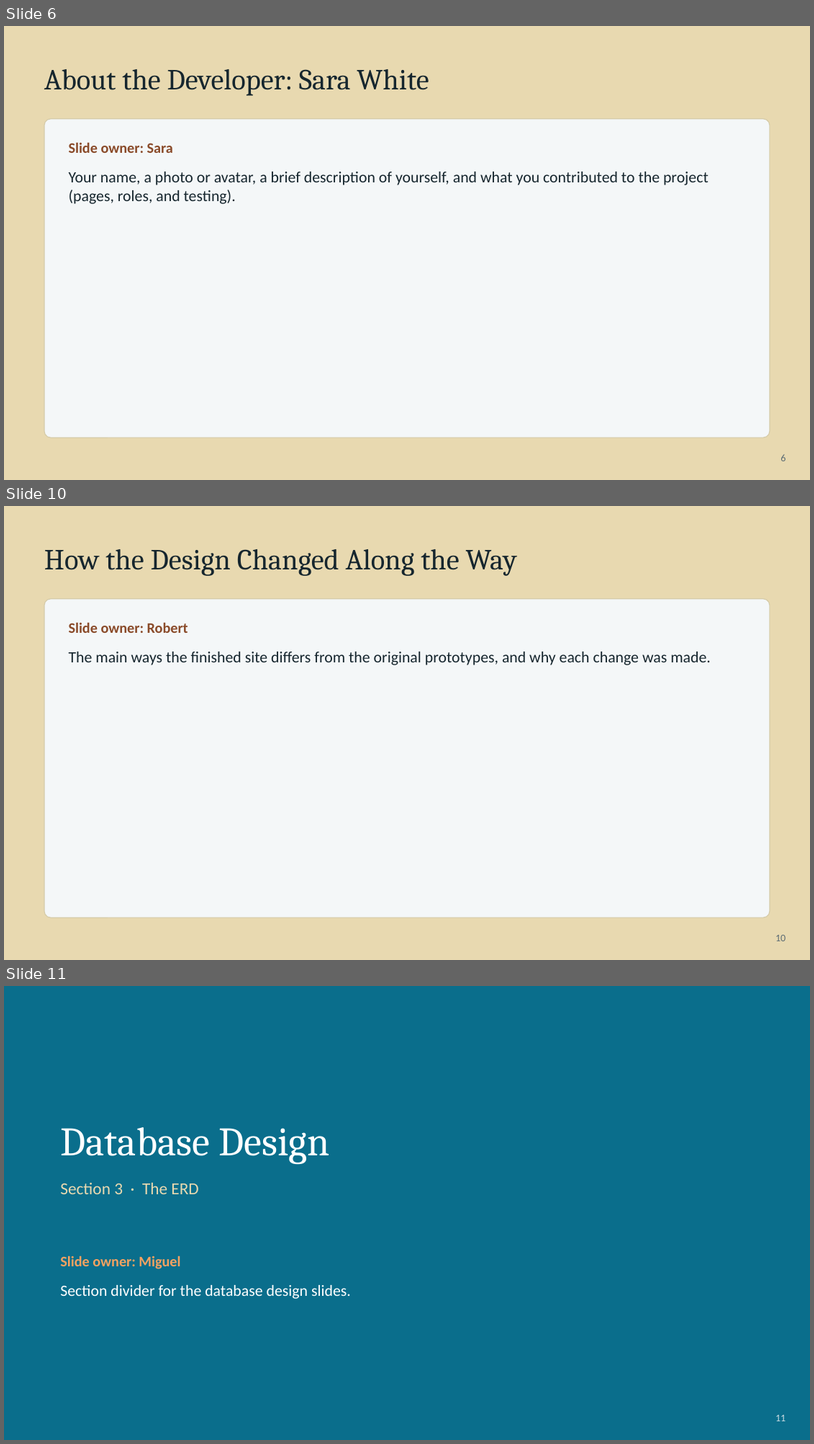
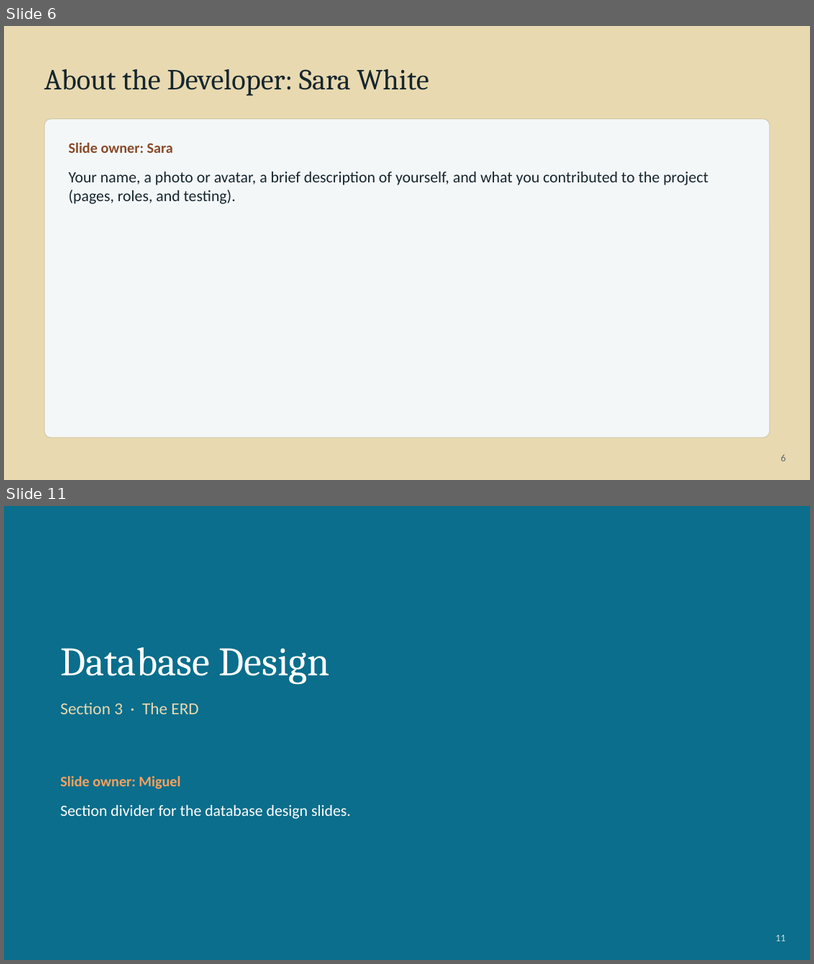
Before and after one commit to BobbyJoeCool/csd460-blueteam, a slide deck: Class_Information/Module-10/Presentation/QA-Presentation-Breutzmann.pptx. Shown one above the other, each under a label of ours: slides 6, 10 and 11 before the commit, slides 6 and 11 after it; the slides between them are not shown. The pictures are 814x1444 and 814x964 pixels, drawn with LibreOffice and Linux fonts; fonts in the diff are those of the drawing. Boxes give left, top, right and bottom in pixels: in the first picture for what was removed or moved away, otherwise in the second. Text is boxed around its words. In the diff, an @@ line names an element or a change of style, - is before the commit and + after.

Commit message:
Various Fixes | Robert’s part of the presentation

```diff
--- a/Class_Information/Module-10/Presentation/QA-Presentation-Breutzmann.pptx
+++ b/Class_Information/Module-10/Presentation/QA-Presentation-Breutzmann.pptx
@@ slide 10 removed at <box>4,506,810,960</box>, background #E8D9B0 @@
@@ text removed at <box>44,549,517,576</box> @@
-How the Design Changed Along the Way
@@ rounded rectangle removed at <box>44,599,770,917</box> @@
@@ text removed at <box>69,622,711,665</box> @@
-Slide owner: Robert
-The main ways the finished site differs from the original prototypes, and why each change was made.
@@ text removed at <box>776,934,786,941</box> @@
-10
```
Also in this commit, not shown: 2 slides changed, 4 slides added, 3 other slides removed, 26 other files.
